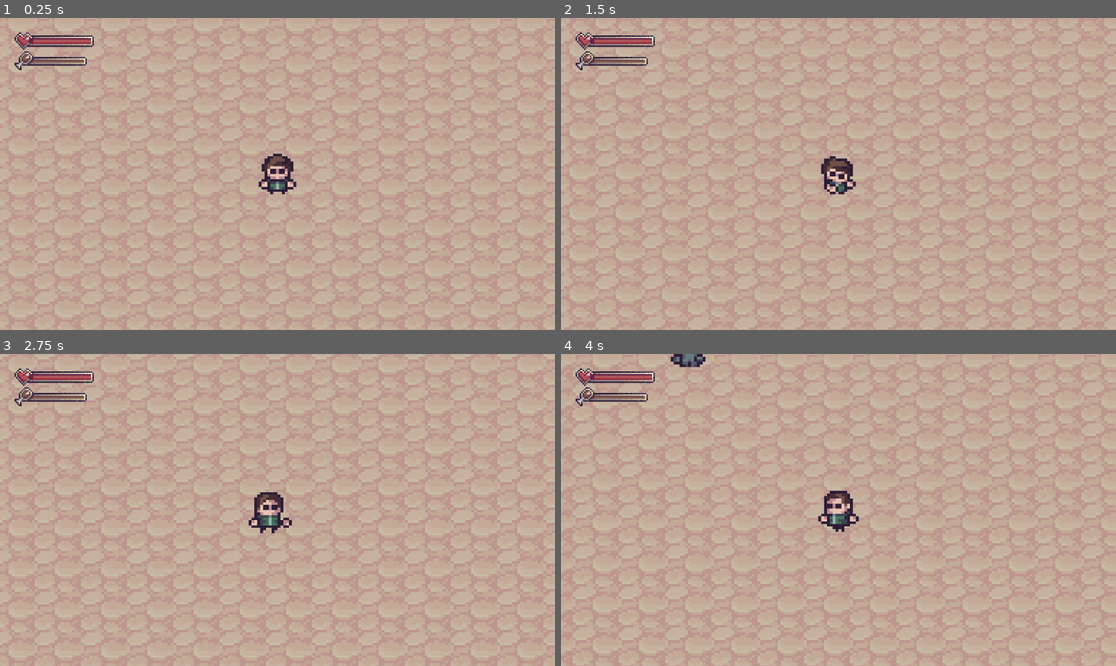
Above: before the commit, frames 1-4 (two rows, left to right).
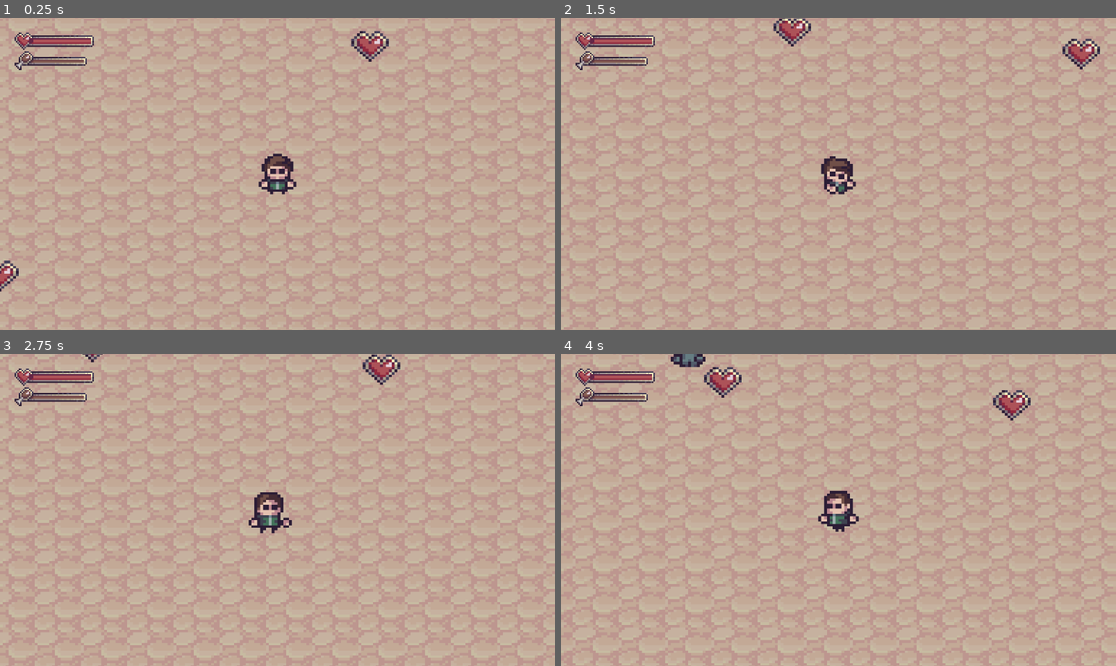
Above: after the commit, the same moments.

Repository: Chivorn99/project-zero-rise-of-the-dead
Game: Godot game, scene res://scene/level/world.tscn
The game is run twice, just before and just after one commit, with the same random seed, the same clock (stepped at 60 frames per second) and the same inputs.
Inputs (mouse positions are in pixels of both pictures, inside the frame that each line leads up to):
- Up to frame 1 (0.25 s): no input
- Up to frame 2 (1.5 s): tap Enter at 0.5 s; move the mouse to (960, 158) at 0.52 s; press the mouse at (960, 158) at 0.53 s; hold Right (ui_right) 0.53-1.28 s; move the mouse to (727, 189) at 1.27 s; release the mouse at (727, 189) at 1.28 s; hold Down (ui_down) from 1.28 s (still down); tap E (pickup) at 1.35 s
- Up to frame 3 (2.75 s): move the mouse to (333, 441) at 2.02 s; release Down (ui_down) at 2.03 s; press the mouse at (333, 441) at 2.03 s; hold Right (ui_right) from 2.03 s (still down)
- Up to frame 4 (4 s): move the mouse to (810, 572) at 2.77 s; release Right (ui_right) at 2.78 s; release the mouse at (810, 572) at 2.78 s; hold Up (ui_up) 2.78-3.53 s; tap E (pickup) at 2.85 s; move the mouse to (1005, 556) at 3.52 s; press the mouse at (1005, 556) at 3.53 s; hold Left (ui_left) from 3.53 s (still down)

The runs differ from the first frame. In frame 1, 0.6% of the frame differs, in the area x 0-71%, y 4-88%; in frame 2, 0.8%; in frame 3, 0.4%; in frame 4, 0.8%, in the area x 25-85%, y 4-22%.

Commit message:
Add heart item for player healing and update world scene

Diff:
--- /dev/null
+++ b/scene/items/heart_item.gd
@@ -0,0 +1,23 @@
+extends Area2D
+
+var player_in_zone = null
+var heal_amount = 25 # How much HP it restores
+
+func _process(delta):
+	# If the player is standing on the heart AND presses E
+	if player_in_zone != null and Input.is_key_pressed(KEY_E):
+
+		# Heal the player
+		if player_in_zone.has_method("heal"):
+			player_in_zone.heal(heal_amount)
+
+			# Delete the heart from the map
+			queue_free()
+
+func _on_body_entered(body):
+	if body.name == "Player":
+		player_in_zone = body
+
+func _on_body_exited(body):
+	if body.name == "Player":
+		player_in_zone = null
--- /dev/null
+++ b/scene/items/heart_item.tscn
@@ -0,0 +1,19 @@
+[gd_scene load_steps=4 format=3 uid="uid://bu1nyt1l6ktiy"]
+
+[ext_resource type="Script" uid="uid://kwgv53goiqgd" path="res://scene/items/heart_item.gd" id="1_5ek8a"]
+[ext_resource type="Texture2D" uid="uid://cjifjacmvexrh" path="res://assets/hp/Heart_Full.png" id="1_du41s"]
+
+[sub_resource type="CircleShape2D" id="CircleShape2D_5ek8a"]
+radius = 7.0
+
+[node name="HeartItem" type="Area2D"]
+script = ExtResource("1_5ek8a")
+
+[node name="Sprite2D" type="Sprite2D" parent="."]
+texture = ExtResource("1_du41s")
+
+[node name="CollisionShape2D" type="CollisionShape2D" parent="."]
+shape = SubResource("CircleShape2D_5ek8a")
+
+[connection signal="body_entered" from="." to="." method="_on_body_entered"]
+[connection signal="body_exited" from="." to="." method="_on_body_exited"]
--- a/scene/level/world.tscn
+++ b/scene/level/world.tscn
@@ -1,9 +1,10 @@
-[gd_scene load_steps=5 format=4 uid="uid://bwja2cdealkcw"]
+[gd_scene load_steps=6 format=4 uid="uid://bwja2cdealkcw"]
 
 [ext_resource type="TileSet" uid="uid://d1pns4jj81iqa" path="res://assets/tilesets/waste_land_tile.tres" id="1_0hn3o"]
 [ext_resource type="Script" uid="uid://b6gw1r8rixt7m" path="res://scene/level/world.gd" id="1_er4cb"]
 [ext_resource type="PackedScene" uid="uid://bdm8702e2w72g" path="res://scene/player.tscn" id="2_er4cb"]
 [ext_resource type="PackedScene" uid="uid://plsodaf7as2a" path="res://scene/zombie.tscn" id="4_er4cb"]
+[ext_resource type="PackedScene" uid="uid://bu1nyt1l6ktiy" path="res://scene/items/heart_item.tscn" id="5_cud0k"]
 
 [node name="World" type="Node2D"]
 script = ExtResource("1_er4cb")
@@ -22,3 +23,15 @@
 position = Vector2(-174, -10)
 
 [node name="Player" parent="." instance=ExtResource("2_er4cb")]
+
+[node name="HeartItem" parent="." groups=["heal"] instance=ExtResource("5_cud0k")]
+position = Vector2(-96, 40)
+
+[node name="HeartItem2" parent="." groups=["heal"] instance=ExtResource("5_cud0k")]
+position = Vector2(132, -41)
+
+[node name="HeartItem3" parent="." groups=["heal"] instance=ExtResource("5_cud0k")]
+position = Vector2(-112, -47)
+
+[node name="HeartItem4" parent="." groups=["heal"] instance=ExtResource("5_cud0k")]
+position = Vector2(32, -50)
--- a/scene/player.gd
+++ b/scene/player.gd
@@ -129,6 +129,18 @@
 	if current_hp <= 0:
 		die()
 
+func heal(amount):
+	if is_dead:
+		return
+
+	current_hp += amount
+
+	if current_hp > max_hp:
+		current_hp = max_hp
+
+	health_bar.value = current_hp
+	print("Picked up Heart! HP is now: ", current_hp)
+
 func die():
 	is_dead = true
 	is_attacking = false
Not shown, added: scene/items/heart_item.gd.uid
